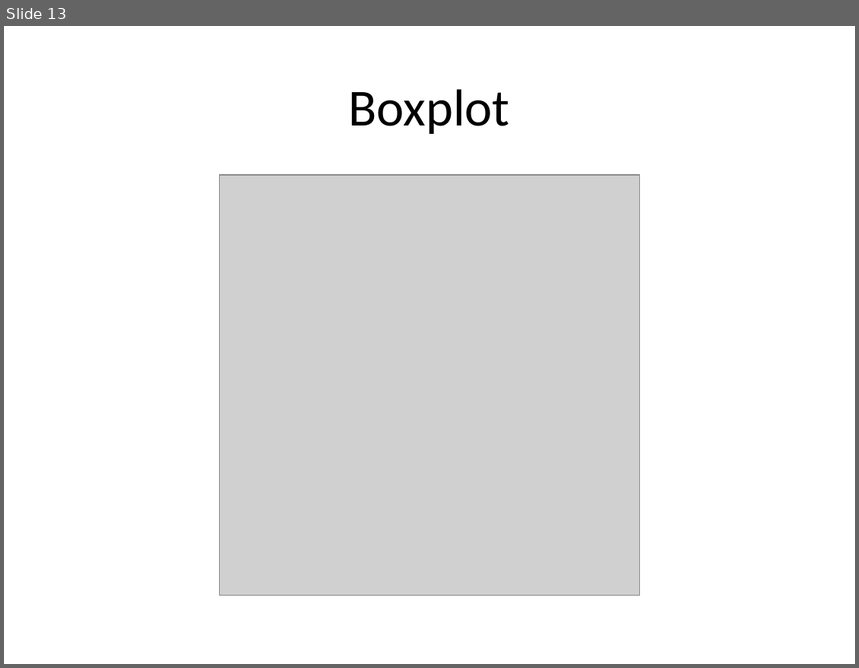
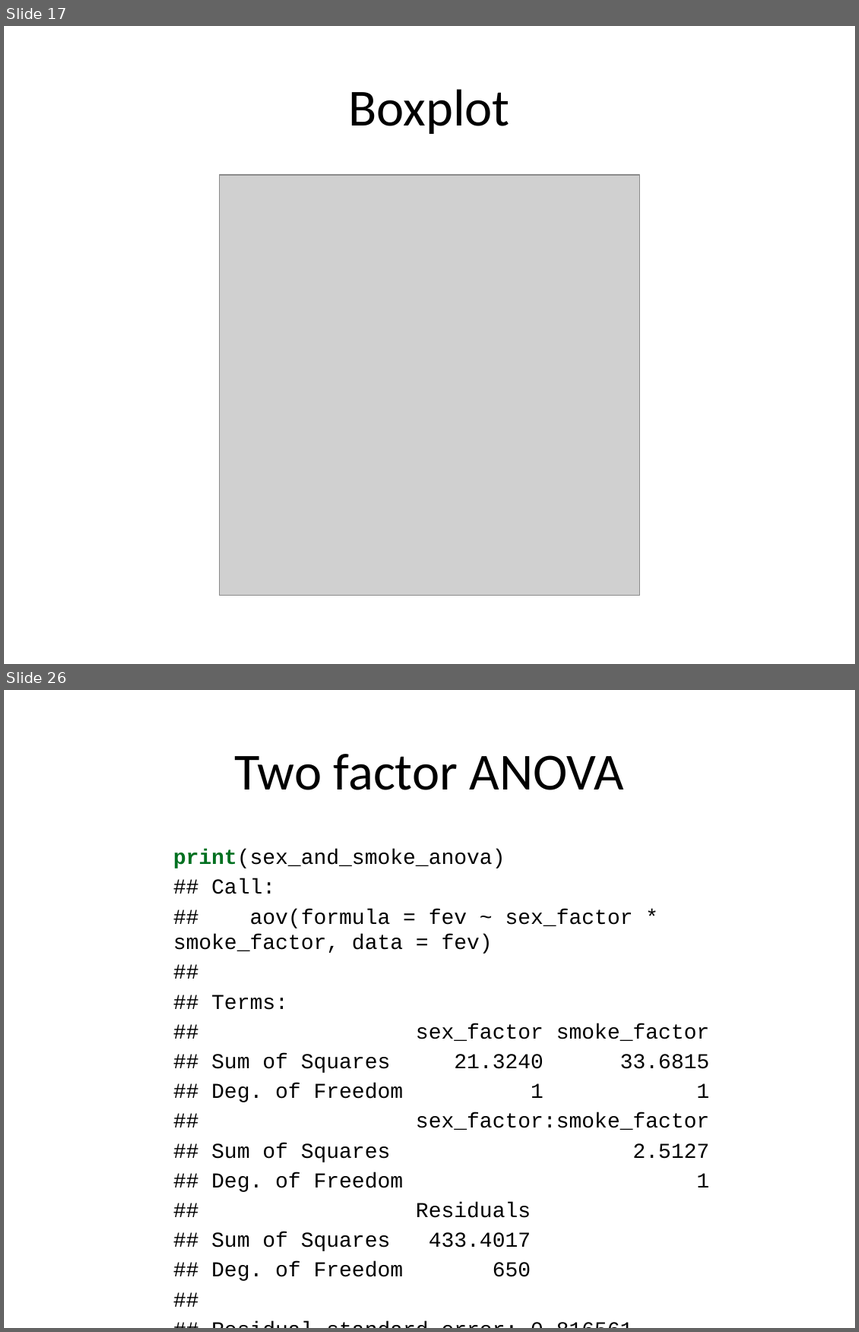
Before and after one commit to pmean/classes, a slide deck: introduction-to-r/src/v07-slides-and-speaker-notes.pptx. Shown one above the other, each under a label of ours: slide 13 before the commit, slides 17 and 26 after it; the slides between them are not shown. The pictures are 859x668 and 859x1332 pixels, drawn with LibreOffice and Linux fonts; fonts in the diff are those of the drawing; grey boxes stand for pictures. Boxes give left, top, right and bottom in pixels: in the first picture for what was removed or moved away, otherwise in the second. Text is boxed around its words. In the diff, an @@ line names an element or a change of style, - is before the commit and + after.

```diff
--- a/introduction-to-r/src/v07-slides-and-speaker-notes.pptx
+++ b/introduction-to-r/src/v07-slides-and-speaker-notes.pptx
@@ slide 26 added at (4,690,855,1328), background #FFFFFF @@
@@ title added at (234,754,624,790), 44 pt, text #000000 @@
+Two factor ANOVA
@@ text added at (173,849,710,1281), 18 pt, text #000000 @@
+print(sex_and_smoke_anova)
+## Call:
+## aov(formula = fev ~ sex_factor * smoke_factor, data = fev)
+##
+## Terms:
+## sex_factor smoke_factor
+## Sum of Squares 21.3240 33.6815
+## Deg. of Freedom 1 1
+## sex_factor:smoke_factor
+## Sum of Squares 2.5127
+## Deg. of Freedom 1
+## Residuals
+## Sum of Squares 433.4017
+## Deg. of Freedom 650
+##
+## Residual standard error: 0.816561
+## Estimated effects may be unbalanced
@@ what was slide 13 is now slide 17 @@
```
Also in this commit, not shown: 10 slides changed, 27 other slides added, 1 slide removed, 25 other files.
